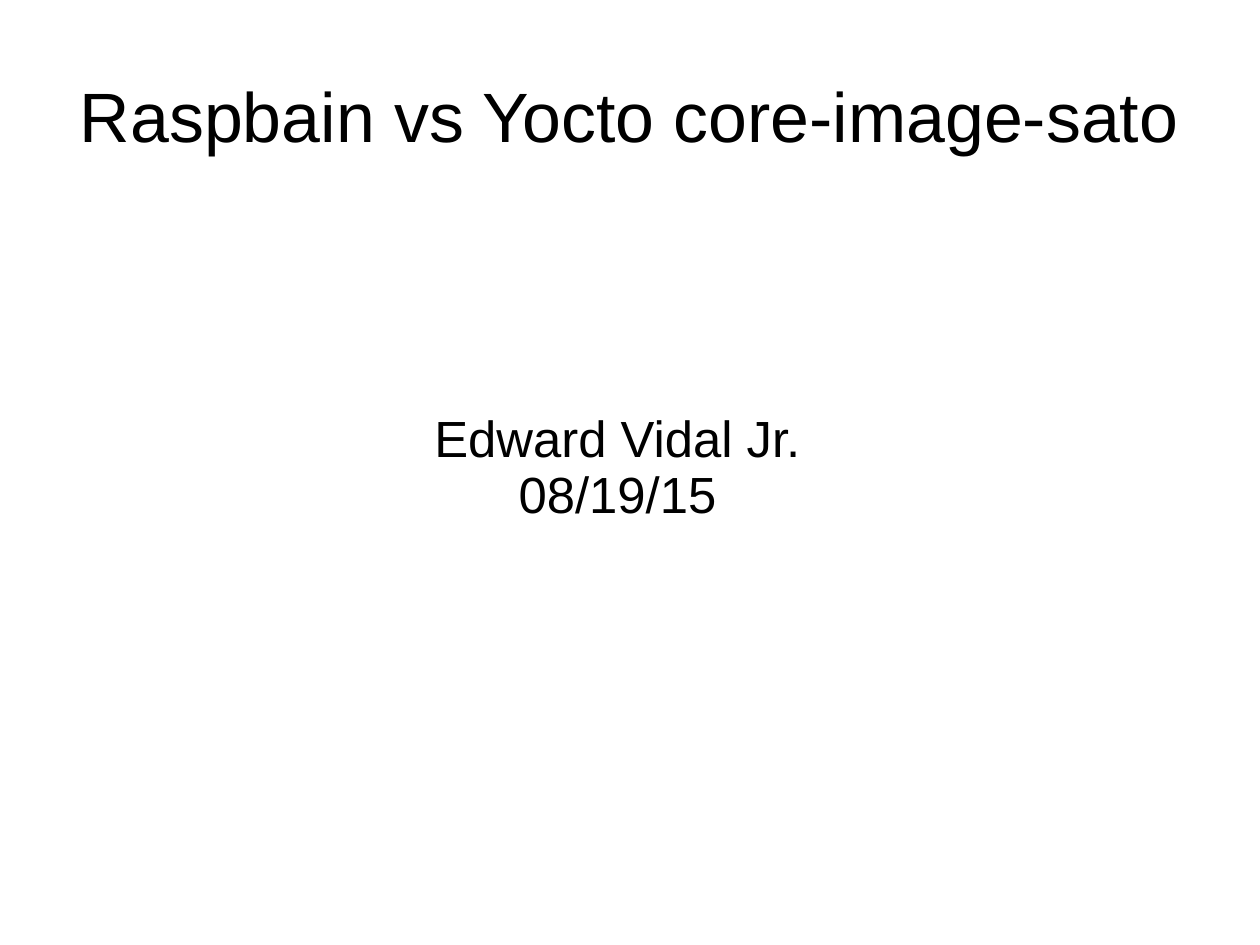
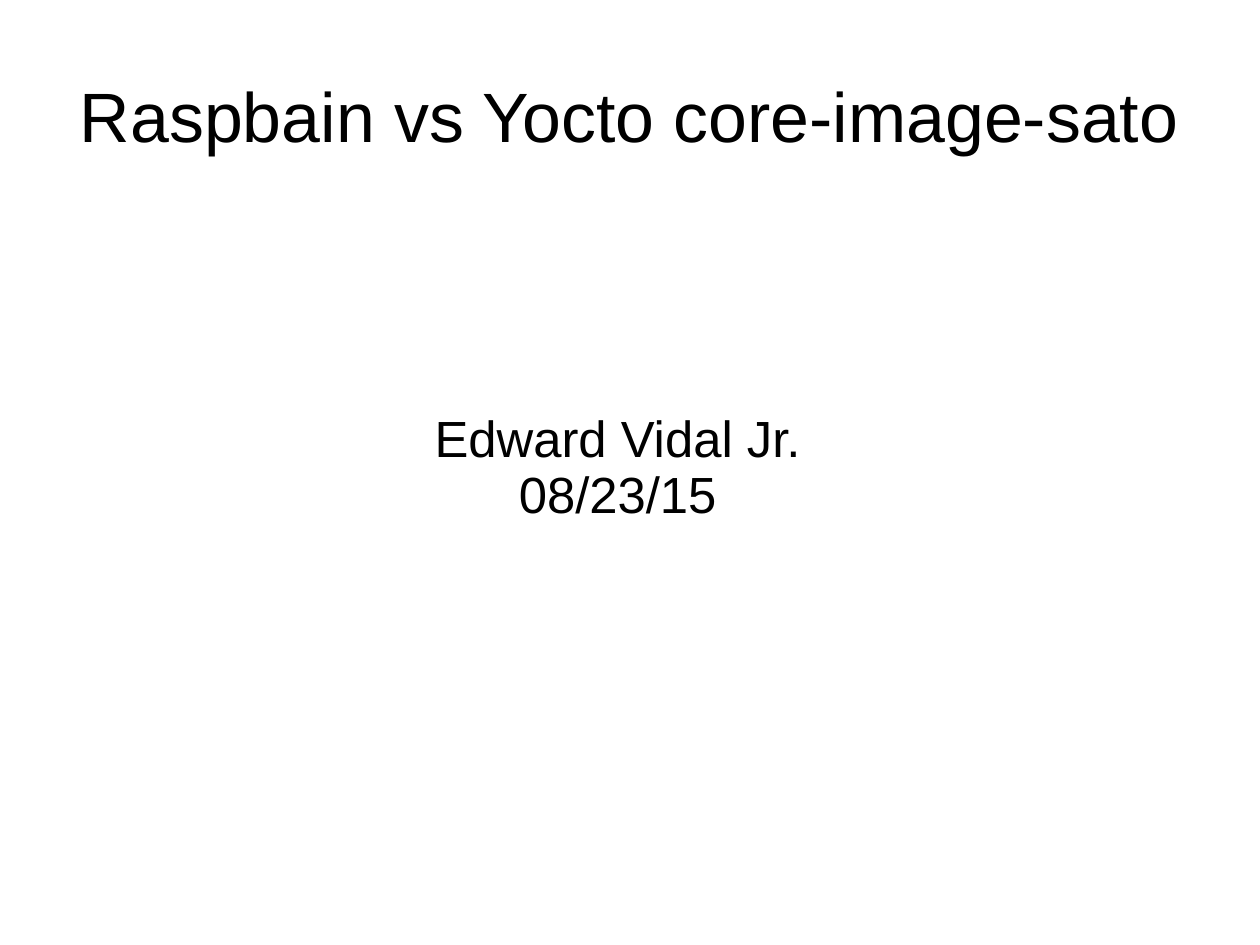
Before and after one commit to develone/raspberrypi2_yocto_doc, a slide deck: slide 1 of yocto_raspbain.ppt. Drawn at 1260x945 pixels with LibreOffice and Linux fonts; fonts in the diff are those of the drawing. Boxes give left, top, right and bottom in pixels: in the first picture for what was removed or moved away, otherwise in the second. Text is boxed around its words. In the diff, an @@ line names an element or a change of style, - is before the commit and + after.

Commit message:
core-image-sato-082315

```diff
--- a/yocto_raspbain.ppt
+++ b/yocto_raspbain.ppt
@@ subtitle at (519, 476, 717, 514): text changed @@
-08/19/15
+08/23/15
```
Also in this commit, not shown: 1 other slide changed.
